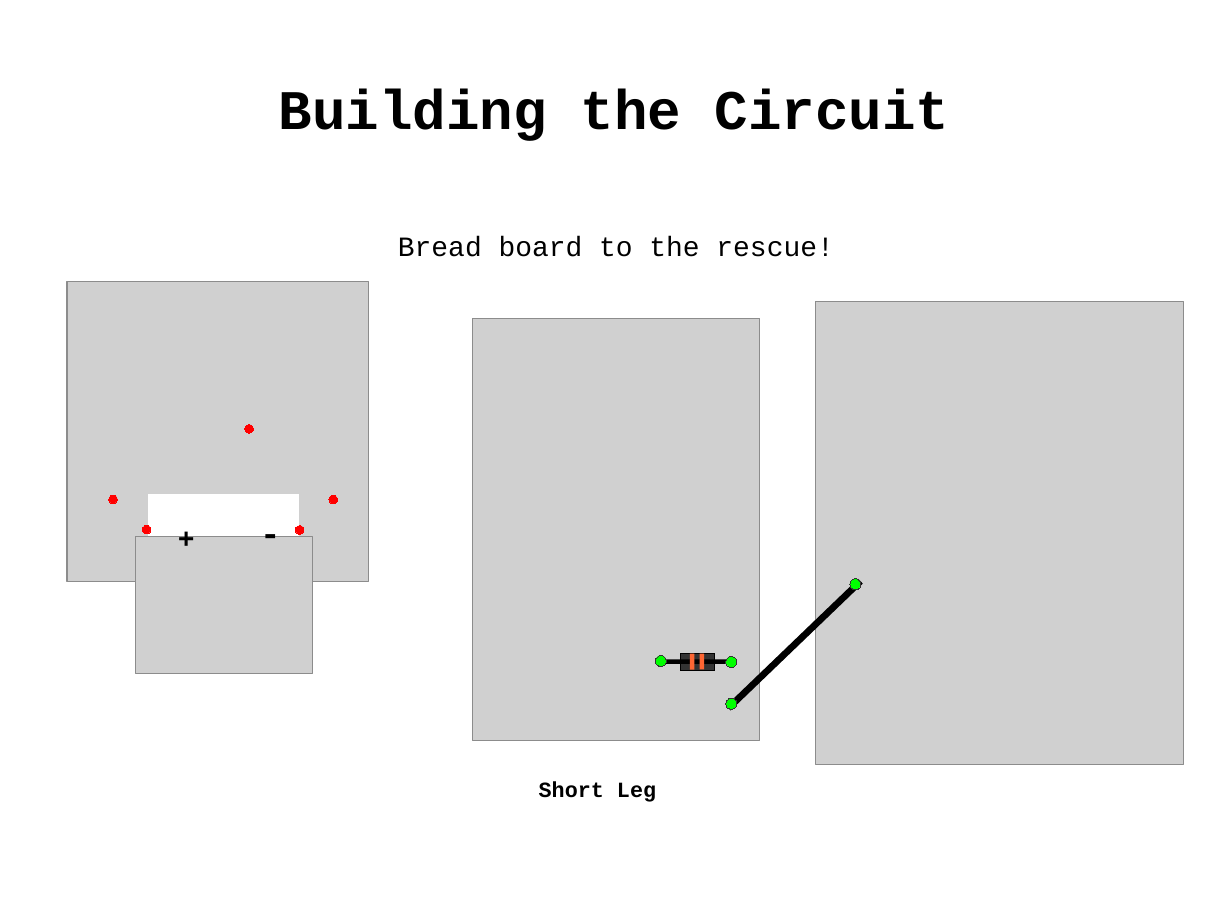
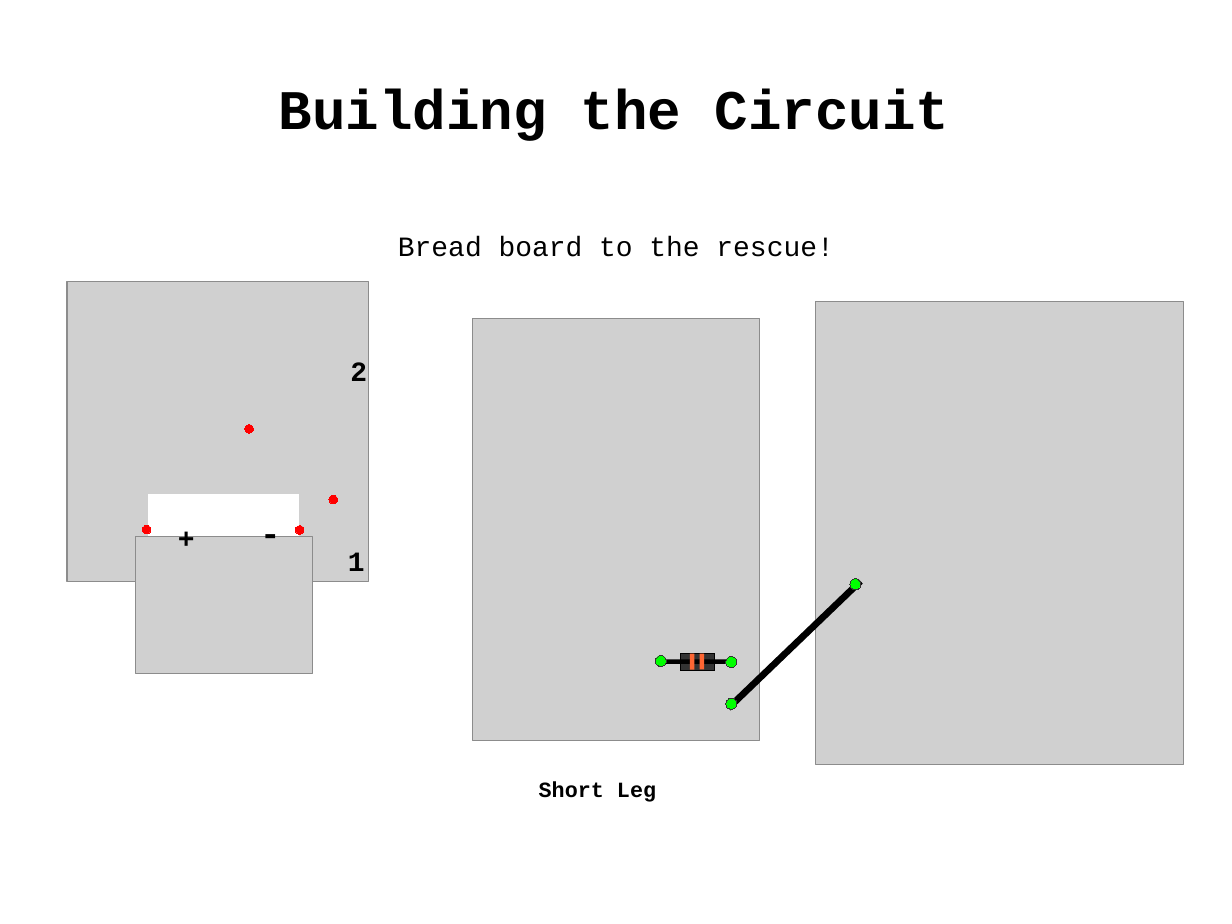
Before and after one commit to lovelandcreatorspace/presentations, a slide deck: slide 29 of arduino/101/raw/arduino101_slides.odp (slide 30 before the commit). Drawn at 1232x924 pixels with LibreOffice and Linux fonts; fonts in the diff are those of the drawing; grey boxes stand for pictures. Boxes give left, top, right and bottom in pixels: in the first picture for what was removed or moved away, otherwise in the second. Text is boxed around its words. In the diff, an @@ line names an element or a change of style, - is before the commit and + after.

```diff
--- a/arduino/101/raw/arduino101_slides.odp
+++ b/arduino/101/raw/arduino101_slides.odp
@@ text added at bbox=[350, 362, 367, 381], 18 pt, text #000000, bold @@
+2
@@ ellipse removed at bbox=[108, 495, 117, 504] @@
@@ text added at bbox=[348, 552, 365, 571], 18 pt, text #000000, bold @@
+1
```
Also in this commit, not shown: 4 other slides changed, 12 slides added, 1 slide removed, 1 other file.
